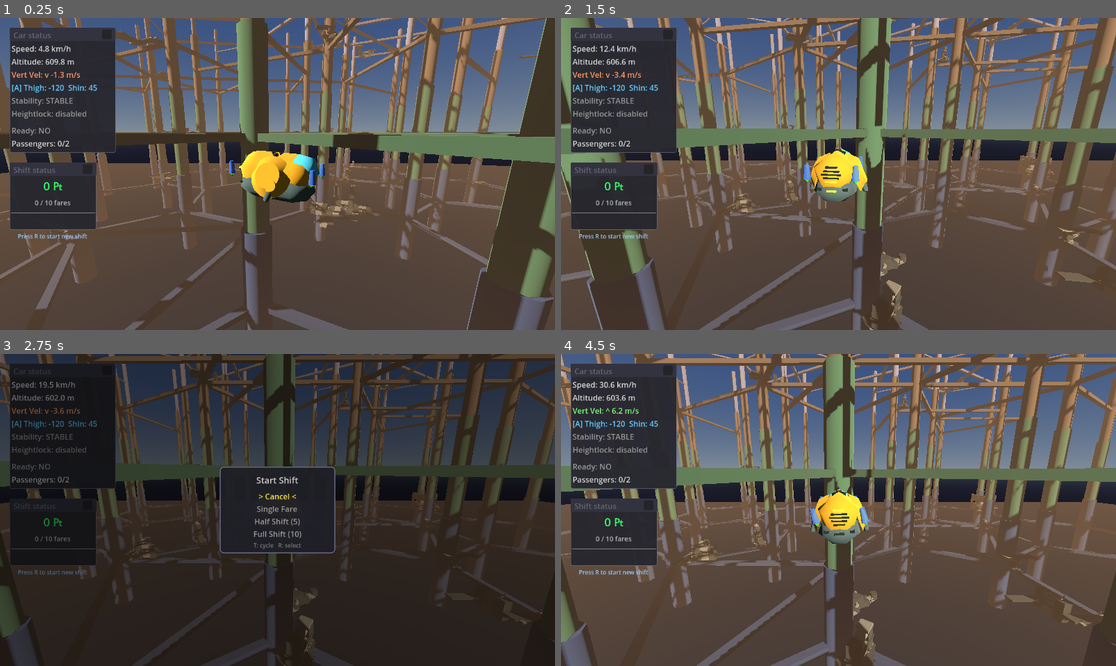
Above: before the commit, frames 1-4 (two rows, left to right).
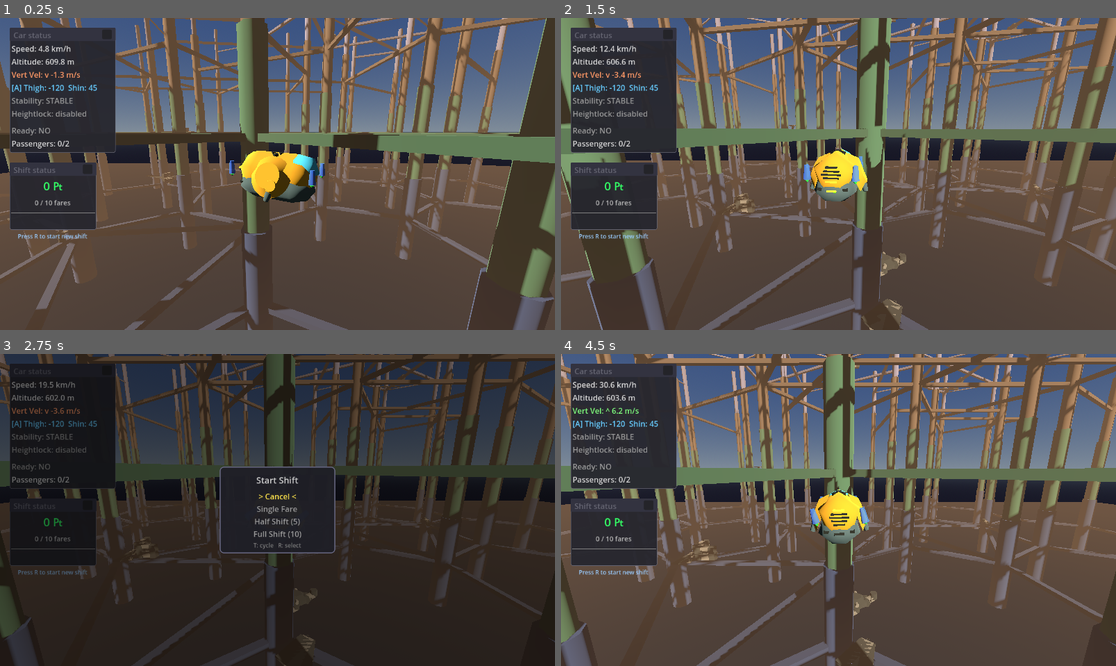
Above: after the commit, the same moments.

Repository: TaxiService/fcar
Game: Godot game, scene res://city/city_test.tscn
Same seed, same stepped clock (60 frames per second), same inputs: the game is played once before the commit and once after it.
Inputs (mouse positions are in pixels of both pictures, inside the frame that each line leads up to):
- Up to frame 1 (0.25 s): no input
- Up to frame 2 (1.5 s): tap R (confirm) at 0.5, 1.25 s; drag from (622, 89) to (894, 105) at 0.52 s; drag from (616, 195) to (810, 236) at 1.27 s
- Up to frame 3 (2.75 s): tap R (confirm) at 2 s; move the mouse to (333, 441) at 2.02 s; hold D (strafe_right) from 2.03 s (still down); tap V (toggle_auto_hover) at 2.1 s
- Up to frame 4 (4.5 s): release D (strafe_right) at 2.75 s; tap R (confirm) at 2.75, 3.5, 4.25 s; drag from (810, 572) to (672, 463) at 2.77 s; move the mouse to (1005, 556) at 3.52 s; hold A (strafe_left) 3.53-4.25 s; hold Shift 3.53-4.25 s; tap Space (jump) at 3.77 s; drag from (672, 463) to (755, 432) at 4.27 s

The runs differ from the first frame. In frame 1, 1.3% of the frame differs, in the area x 0-100%, y 0-100%; in frame 2, 1.1%; in frame 3, 0.4%; in frame 4, 1.1%.

Commit message:
tweaked fcar insignificantly, removed additional _generate_buildings() from citygenerator

Diff:
--- a/city/CityGenerator.gd
+++ b/city/CityGenerator.gd
@@ -193,9 +193,6 @@
 	# Step 5: Generate buildings on connectors
 	if generate_buildings:
 		_generate_buildings()
-		_generate_buildings()
-		_generate_buildings()
-		_generate_buildings()
 
 	print("CityGenerator: Done! Generated %d spires, %d edge connections, %d hexagons" % [spire_positions.size(), connector_edges.size(), hex_vertex_lists.size()])
 
--- a/f_car.tscn
+++ b/f_car.tscn
@@ -99,7 +99,7 @@
 debug_thrusters = true
 
 [node name="FCam" type="Camera3D" parent="." node_paths=PackedStringArray("target")]
-transform = Transform3D(1, 0, 0, 0, 0.9961948, 0.08715568, 0, -0.08715568, 0.9961948, -2.2765515, 2.07618, 7.6534176)
+transform = Transform3D(1, 0, 0, 0, 0.9961948, 0.08715568, 0, -0.08715568, 0.9961948, 0, 0.67882013, 2.9329896)
 script = ExtResource("2_rue2e")
 target = NodePath("..")
 use_velocity_based_reset = false
